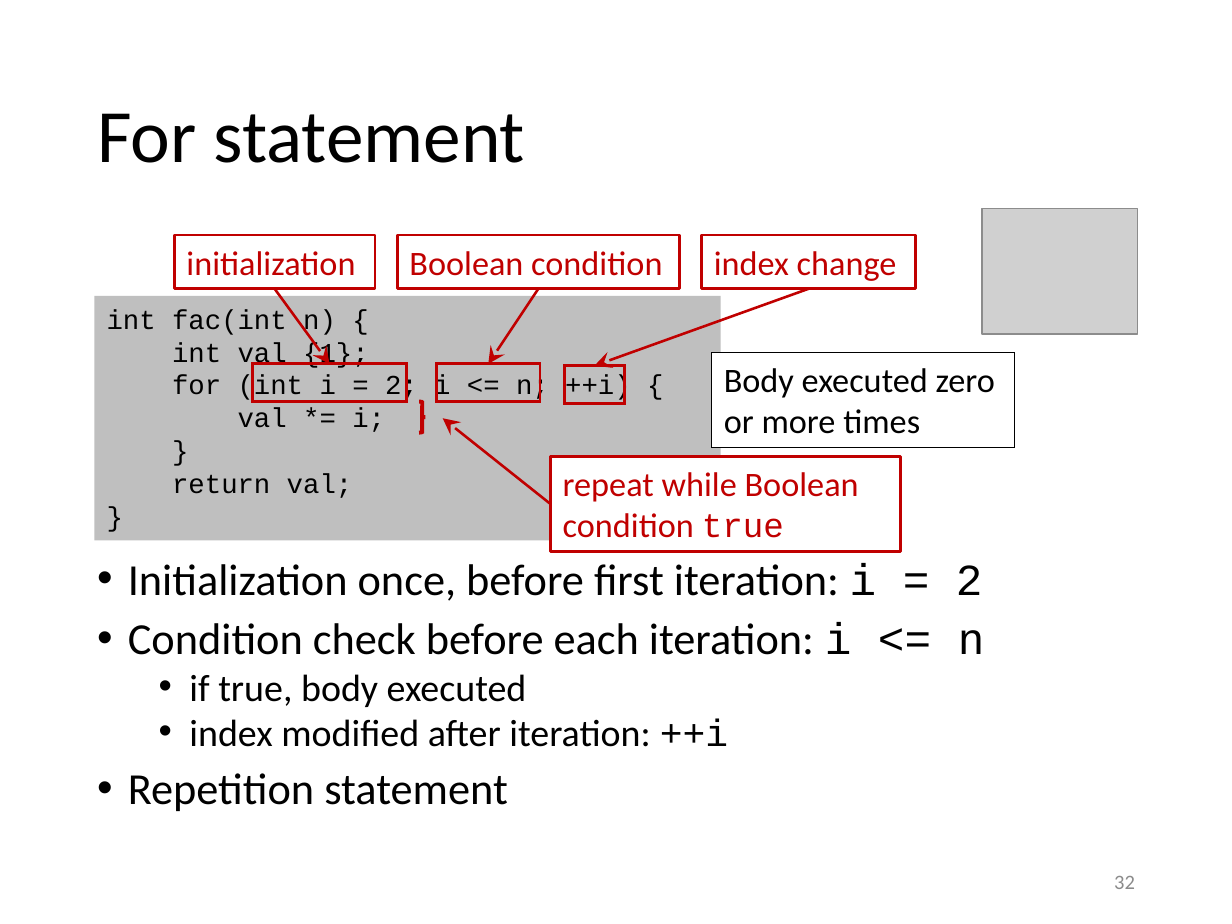
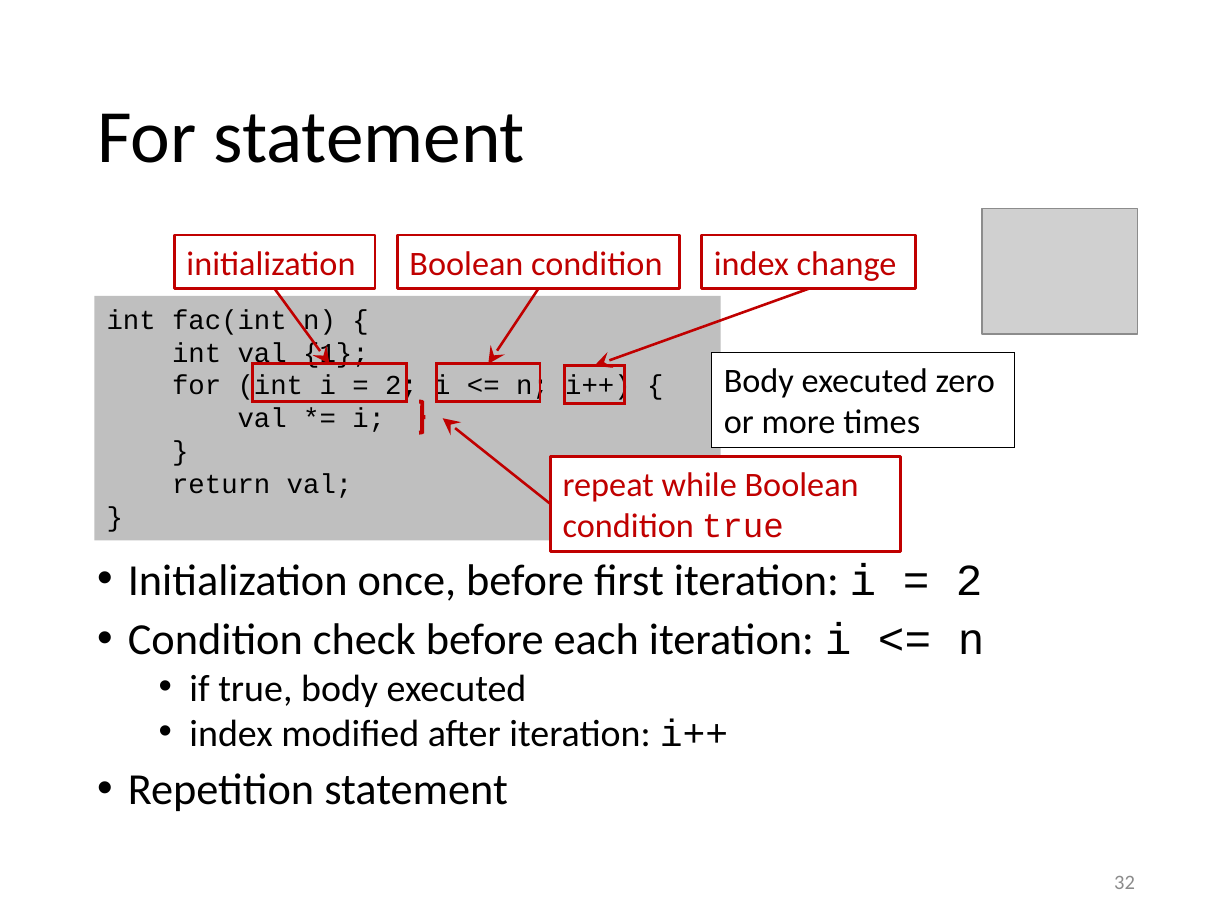
Before and after one commit to gjbex/Scientific-C-plus-plus, a slide deck: slide 32 of scientific_cpp.pptx. Drawn at 1232x924 pixels with LibreOffice and Linux fonts; fonts in the diff are those of the drawing; grey boxes stand for pictures. Boxes give left, top, right and bottom in pixels: in the first picture for what was removed or moved away, otherwise in the second. Text is boxed around its words. In the diff, an @@ line names an element or a change of style, - is before the commit and + after.

```diff
--- a/scientific_cpp.pptx
+++ b/scientific_cpp.pptx
@@ text in rectangle at [172,375,631,402]: text changed @@
-for (int i = 2; i <= n; ++i) {
+for (int i = 2; i <= n; i++) {
@@ text at [189,719,728,747]: text changed @@
-  • index modified after iteration: ++i
+  • index modified after iteration: i++
```
Also in this commit, not shown: 15 other slides changed.
